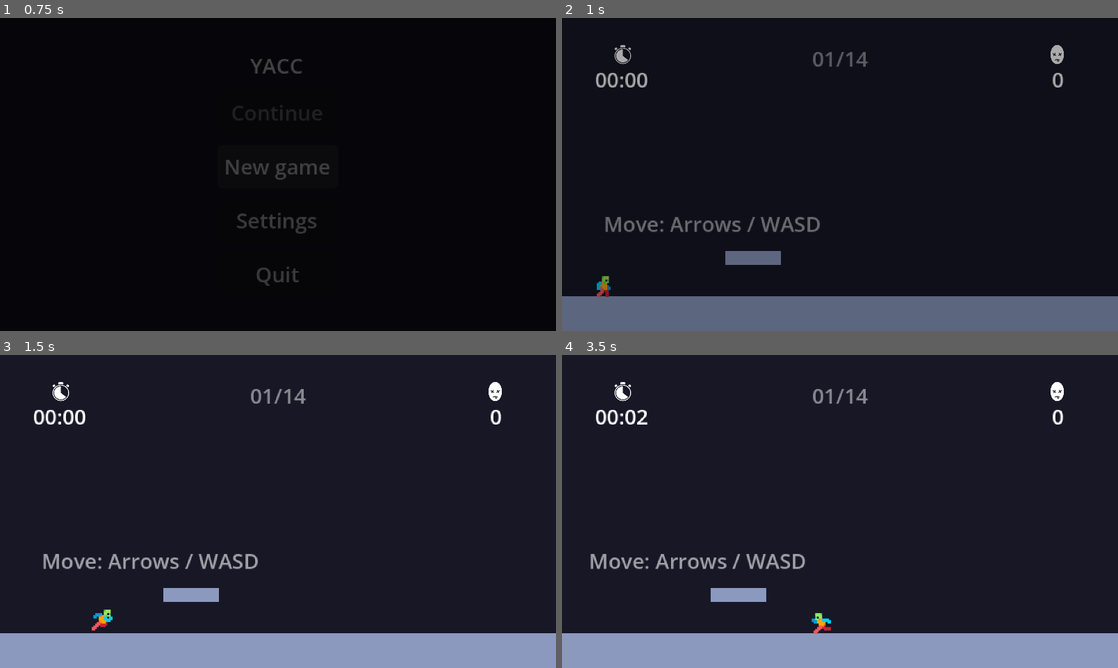
Above: before the commit, frames 1-4 (two rows, left to right).
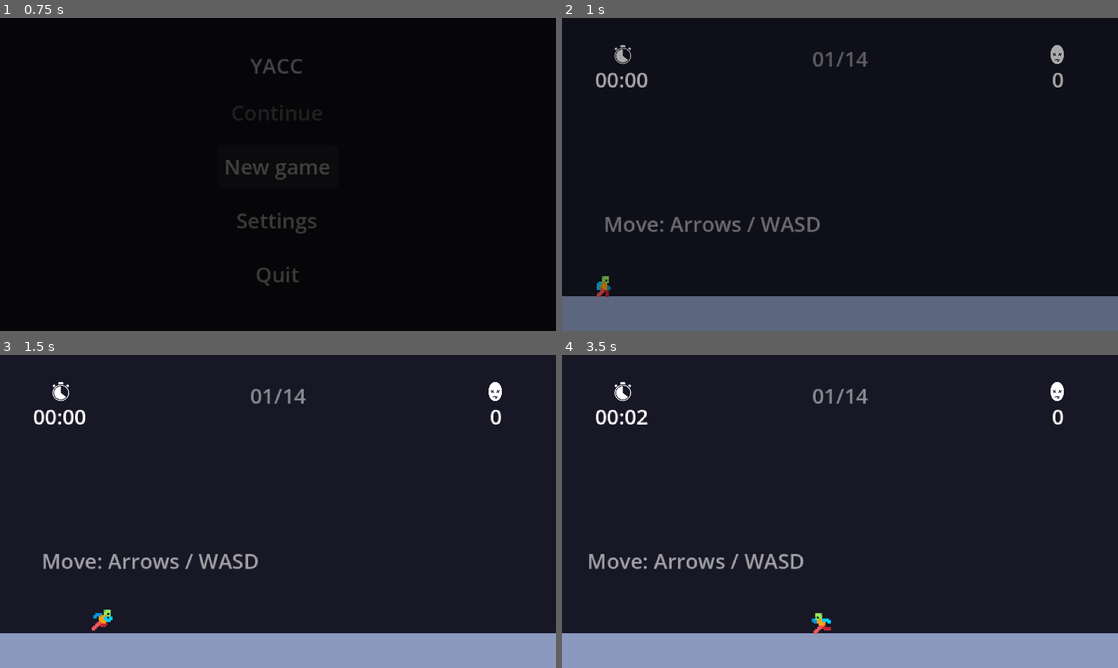
Above: after the commit, the same moments.

Repository: marquesch/yacc
Game: Godot game, scene res://main/main.tscn
Two runs of this game, one before a commit and one after it. Both use one fixed random seed, a clock stepped at 60 frames per second and the inputs below.
Inputs (mouse positions are in pixels of both pictures, inside the frame that each line leads up to):
- Up to frame 1 (0.75 s): click "New game" at 0.5 s
- Up to frame 2 (1 s): no input
- Up to frame 3 (1.5 s): tap Enter at 1.25 s; move the mouse to (400, 495) at 1.27 s; hold D (move_right) from 1.28 s (still down); tap X (dash) at 1.35 s; click (400, 495) at 1.42 s
- Up to frame 4 (3.5 s): tap C (jump) at 1.52, 2.27 s; move the mouse to (728, 527) at 2.02 s; tap X (dash) at 2.1, 2.85 s; move the mouse to (895, 442) at 2.77 s; release D (move_right) at 2.78 s; hold A (move_left) from 2.78 s (still down)

Frame 1 is identical in both runs. In frame 2, 0.4% of the frame differs, in the area x 29-40%, y 74-79%; in frame 3, 0.4%; in frame 4, 1.4%, in the area x 4-44%, y 63-79%.

Commit message:
feat(world): new falling platform

Diff:
--- a/entities/world/falling_platform/falling_platform.gd
+++ b/entities/world/falling_platform/falling_platform.gd
@@ -4,22 +4,21 @@
 
 @export var gravity := 900.0
 @export var delay := 0.5
+@export var fall_time := 3
 
 var _velocity := 0.0
 var _falling := false
 var _triggered := false
+var _waiting_to_spawn := false
 
 @onready var trigger_area: Area2D = $TriggerArea
-@onready var trigger_shape: RectangleShape2D = $TriggerArea/Shape
+@onready var trigger_shape_node: CollisionShape2D = $TriggerArea/Shape
+@onready var _spawn_area: Area2D = $SpawnArea
+@onready var _spawn_area_shape_node: CollisionShape2D = $SpawnArea/Shape
 
 
 func _init() -> void:
 	color = Color.RED
-
-
-func _ready() -> void:
-	super()
-	trigger_area.body_entered.connect(_on_body_entered)
 
 
 func _physics_process(delta: float) -> void:
@@ -30,19 +29,73 @@
 
 
 func _rebuild() -> void:
+	super()
+
+	if _spawn_area == null:
+		_spawn_area = Area2D.new()
+		_spawn_area.name = "SpawnArea"
+		_spawn_area.top_level = true
+		add_child(_spawn_area)
+
+	if _spawn_area_shape_node == null:
+		_spawn_area_shape_node = CollisionShape2D.new()
+		_spawn_area_shape_node.name = "CollisionShape"
+		_spawn_area.add_child(_spawn_area_shape_node)
+
+	var spawn_shape := RectangleShape2D.new()
+	spawn_shape.size = size
+	_spawn_area_shape_node.shape = spawn_shape
+
 	if trigger_area == null:
 		trigger_area = Area2D.new()
 		trigger_area.name = "TriggerArea"
 		add_child(trigger_area)
 
-	if trigger_shape == null:
-		trigger_shape = RectangleShape2D.new()
-	trigger_shape.size = Vector2(size.x, 2)
-	trigger_area.shape = trigger_shape
-	trigger_area.position = Vector2(0, -size.y / 2.0 - 2)
+	if trigger_shape_node == null:
+		trigger_shape_node = CollisionShape2D.new()
+		trigger_area.add_child(trigger_shape_node)
+
+	var shape := RectangleShape2D.new()
+	shape.size = Vector2(size.x, 2.0)
+	trigger_shape_node.shape = shape
+	trigger_shape_node.position = Vector2(0.0, -size.y / 2.0)
+
+
+func _ready() -> void:
+	super()
+	_spawn_area.global_position = global_position
+	_spawn_area.body_exited.connect(_on_body_exited)
+	trigger_area.body_entered.connect(_on_body_entered)
+
+
+func _on_body_exited(body: Node2D) -> void:
+	if body is Player and _waiting_to_spawn:
+		_waiting_to_spawn = false
+		_respawn()
 
 
 func _on_body_entered(body: Node2D) -> void:
 	if body is Player and not _triggered:
 		_triggered = true
-		get_tree().create_timer(delay).timeout.connect(func(): _falling = true)
+		get_tree().create_timer(delay, false).timeout.connect(_on_triggered)
+
+
+func _on_triggered() -> void:
+	_falling = true
+	get_tree().create_timer(fall_time, false).timeout.connect(_respawn)
+
+
+func _respawn() -> void:
+	if _player_in_respawn_area():
+		_waiting_to_spawn = true
+		return
+	_velocity = 0
+	_triggered = false
+	_falling = false
+	position = _spawn_area.position
+
+
+func _player_in_respawn_area() -> bool:
+	return _spawn_area.get_overlapping_bodies().any(
+		func(body: Node2D) -> bool: return body is Player
+	)
--- a/entities/world/falling_platform/falling_platform.tscn
+++ b/entities/world/falling_platform/falling_platform.tscn
@@ -1,15 +1,8 @@
 [gd_scene format=3 uid="uid://dwp2wthabm4ox"]
 
-[ext_resource type="Script" uid="uid://bxhcngaharrrx" path="res://entities/world/platform/platform.gd" id="1_f7tcu"]
+[ext_resource type="Script" uid="uid://y4u2u2sldpb6" path="res://entities/world/falling_platform/falling_platform.gd" id="1_f7tcu"]
 
-[sub_resource type="RectangleShape2D" id="RectangleShape2D_f7tcu"]
-size = Vector2(32, 2)
-
-[node name="FallingPlatform" type="StaticBody2D" unique_id=1286679071]
+[node name="FallingPlatform" type="AnimatableBody2D" unique_id=1359388860]
 script = ExtResource("1_f7tcu")
+color = Color(1, 0, 0, 1)
 metadata/_custom_type_script = "uid://bxhcngaharrrx"
-
-[node name="TriggerArea" type="Area2D" parent="." unique_id=560631061]
-
-[node name="Shape" type="CollisionShape2D" parent="TriggerArea" unique_id=613852746]
-shape = SubResource("RectangleShape2D_f7tcu")
--- a/entities/world/platform/platform.gd
+++ b/entities/world/platform/platform.gd
@@ -1,6 +1,6 @@
 @tool
 class_name Platform
-extends StaticBody2D
+extends AnimatableBody2D
 ## A solid rectangle. Set `size` in the inspector; the node's origin is its top-left corner.
 ##
 ## The visual and the collision shape are created in code from `size`, so every instance
@@ -19,26 +19,28 @@
 		if is_node_ready():
 			_rebuild()
 
+@onready var rect: ColorRect = get_node_or_null("Rect")
+@onready var shape_node: CollisionShape2D = get_node_or_null("Shape")
+
 
 func _ready() -> void:
 	_rebuild()
 
 
 func _rebuild() -> void:
-	var rect: ColorRect = get_node_or_null("Rect")
 	if rect == null:
 		rect = ColorRect.new()
 		rect.name = "Rect"
 		add_child(rect)
+	rect.position = -size / 2.0
 	rect.size = size
 	rect.color = color
 
-	var shape_node: CollisionShape2D = get_node_or_null("Shape")
 	if shape_node == null:
 		shape_node = CollisionShape2D.new()
 		shape_node.name = "Shape"
 		add_child(shape_node)
+	shape_node.position *= 0
 	var shape := RectangleShape2D.new()
 	shape.size = size
 	shape_node.shape = shape
-	shape_node.position = size / 2.0
--- a/levels/level_01.tscn
+++ b/levels/level_01.tscn
@@ -4,7 +4,6 @@
 [ext_resource type="PackedScene" uid="uid://cwlpfev1y0wta" path="res://entities/world/platform/platform.tscn" id="2"]
 [ext_resource type="PackedScene" uid="uid://cadx2j3bibenr" path="res://entities/world/exit/exit.tscn" id="3"]
 [ext_resource type="Script" uid="uid://cry1ufy36pr4e" path="res://ui/hint_label/hint_label.gd" id="4"]
-[ext_resource type="PackedScene" uid="uid://dwp2wthabm4ox" path="res://entities/world/falling_platform/falling_platform.tscn" id="5_mllcm"]
 
 [node name="Level" type="Node2D" unique_id=1572938429]
 script = ExtResource("1")
@@ -18,7 +17,7 @@
 position = Vector2(440, 128)
 
 [node name="Platform0" parent="." unique_id=616853609 instance=ExtResource("2")]
-position = Vector2(0, 160)
+position = Vector2(240, 170)
 size = Vector2(480, 20)
 
 [node name="Hint0" type="Label" parent="." unique_id=398601824]
@@ -27,6 +26,3 @@
 offset_top = 110.0
 script = ExtResource("4")
 template = "Move: {move}"
-
-[node name="FallingPlatform" parent="." unique_id=1286679071 instance=ExtResource("5_mllcm")]
-position = Vector2(94, 134)
